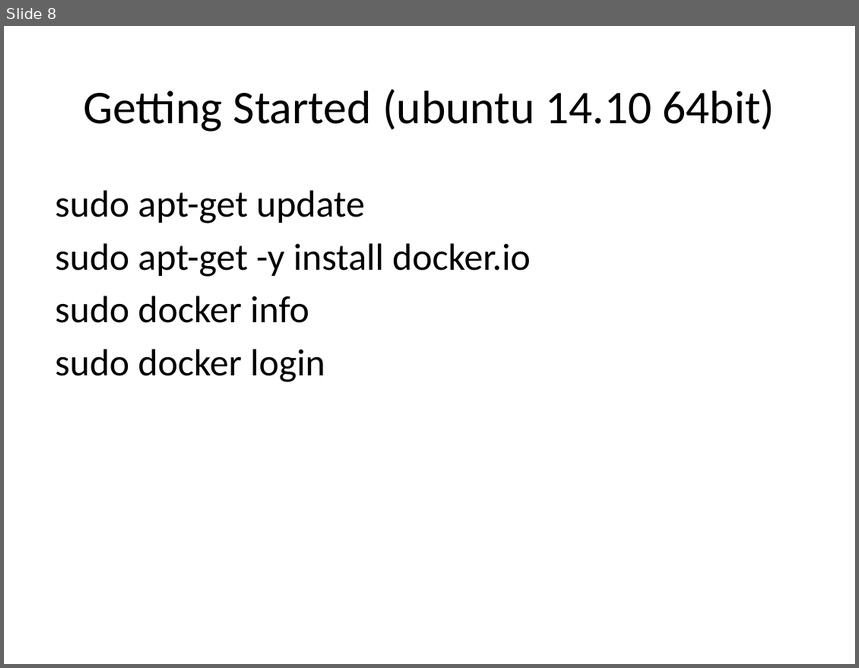
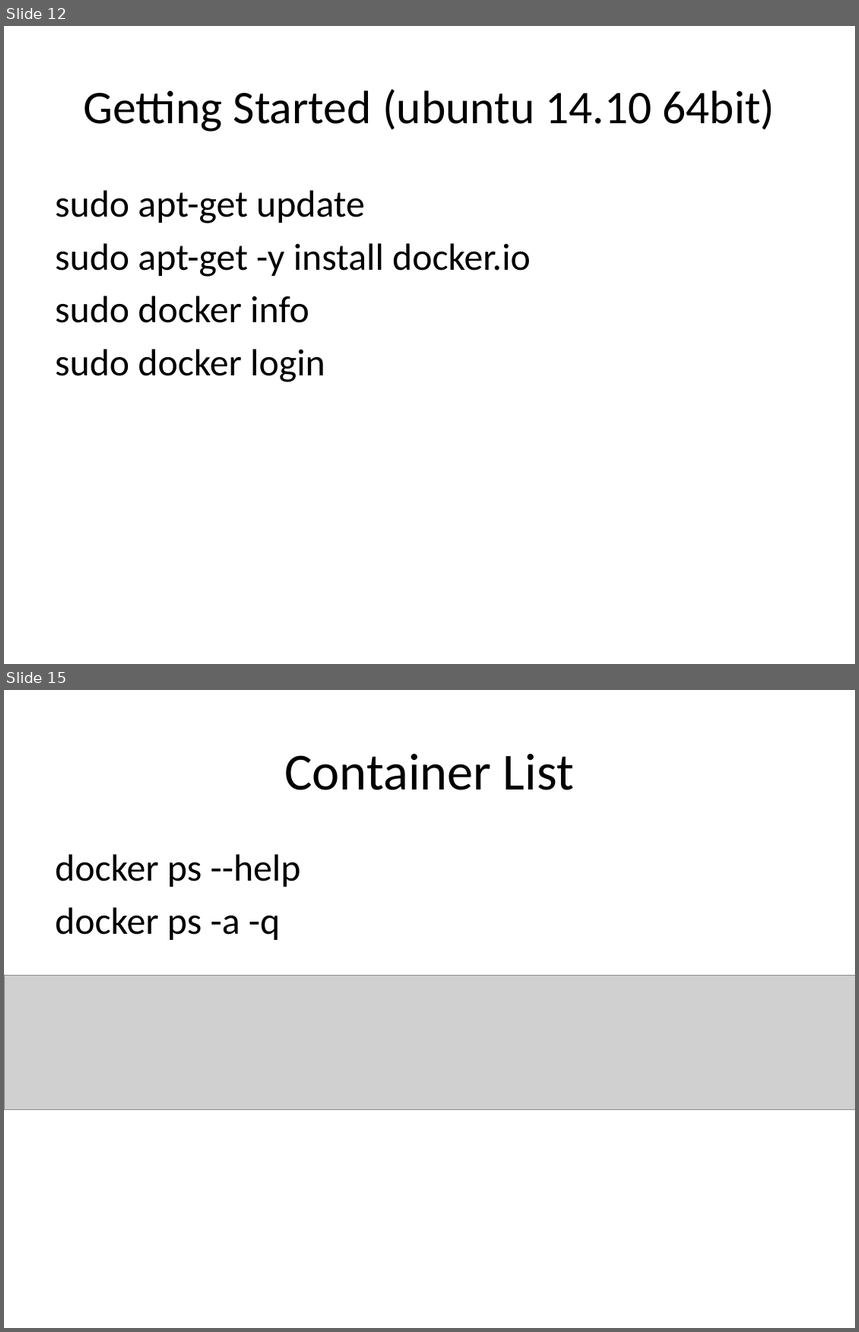
Before and after one commit to jerrywu2013/Docker, a slide deck: Docker.pptx. Shown one above the other, each under a label of ours: slide 8 before the commit, slides 12 and 15 after it; the slides between them are not shown. The pictures are 859x668 and 859x1332 pixels, drawn with LibreOffice and Linux fonts; fonts in the diff are those of the drawing; grey boxes stand for pictures; background and template pictures are left out. Boxes give left, top, right and bottom in pixels: in the first picture for what was removed or moved away, otherwise in the second. Text is boxed around its words. In the diff, an @@ line names an element or a change of style, - is before the commit and + after.

```diff
--- a/Docker.pptx
+++ b/Docker.pptx
@@ slide 15 added at box(4, 690, 855, 1328), background picture (left out) @@
@@ title added at box(284, 754, 574, 790), 44 pt, text #000000 @@
+Container List
@@ text added at box(55, 854, 301, 940), 32 pt, text #000000 @@
+docker ps --help
+docker ps -a -q
@@ picture added at box(4, 976, 855, 1110) @@
@@ what was slide 8 is now slide 12 @@
```
Also in this commit, not shown: 2 slides changed, 10 other slides added.
